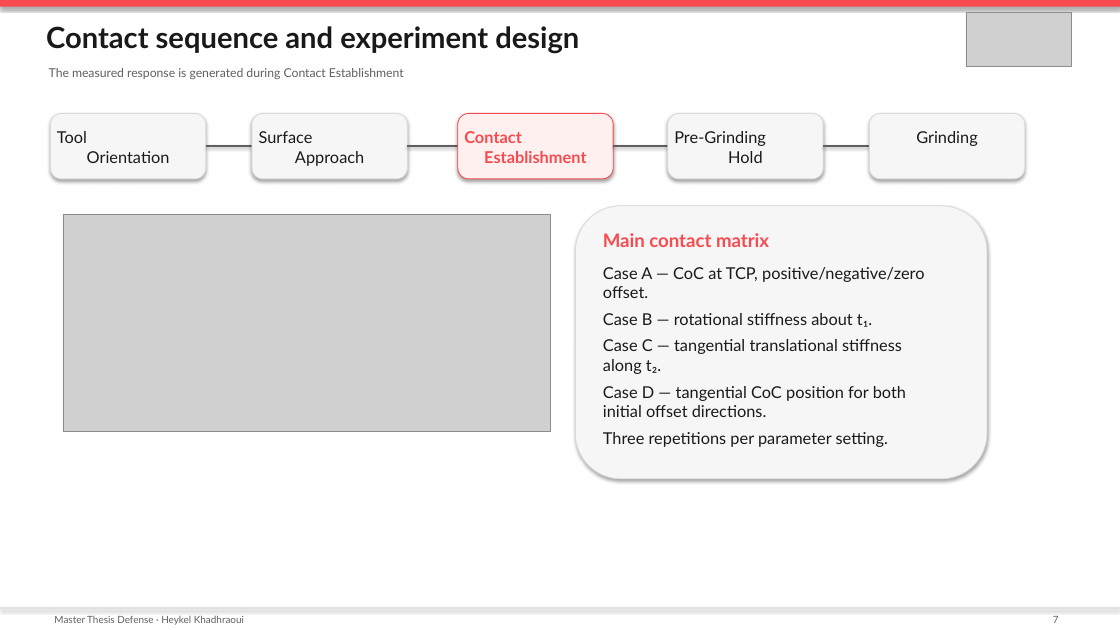
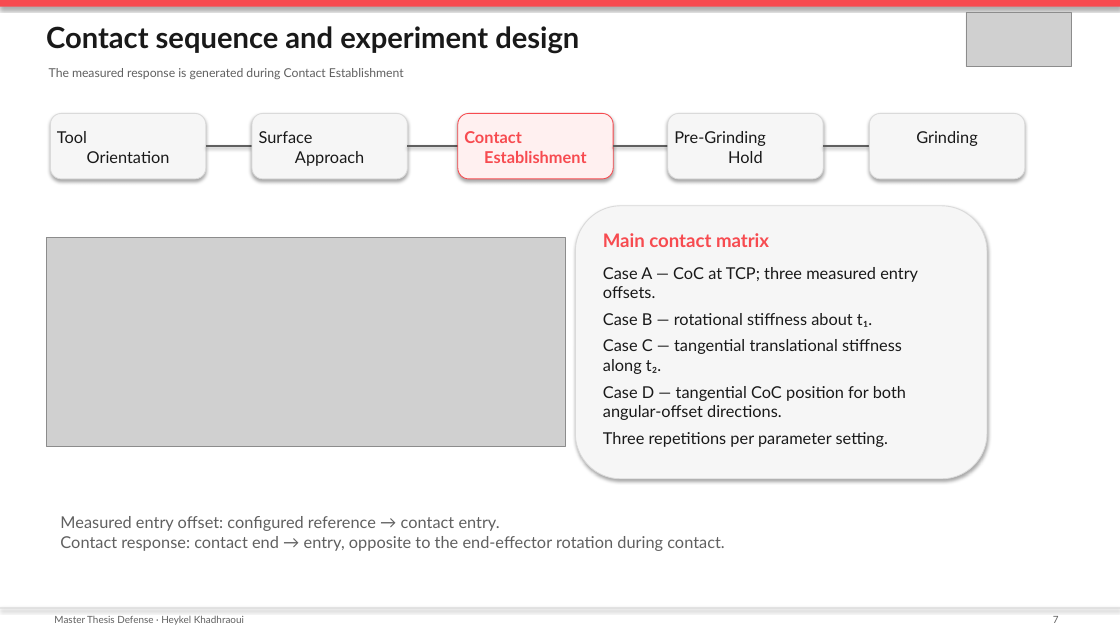
Before and after one commit to heykel95-lab/Presentation_new, a slide deck: slide 8 of two/Thesis_Presentation_Final_Package/Thesis_Presentation_Final/Thesis_Presentation_Final.pptx. Drawn at 1120x630 pixels with LibreOffice and Linux fonts; fonts in the diff are those of the drawing; grey boxes stand for pictures. Boxes give left, top, right and bottom in pixels: in the first picture for what was removed or moved away, otherwise in the second. Text is boxed around its words. In the diff, an @@ line names an element or a change of style, - is before the commit and + after.

Commit message:
Save earlier presentation package and source-figure updates

```diff
--- a/two/Thesis_Presentation_Final_Package/Thesis_Presentation_Final/Thesis_Presentation_Final.pptx
+++ b/two/Thesis_Presentation_Final_Package/Thesis_Presentation_Final/Thesis_Presentation_Final.pptx
@@ picture: place and size @@
-picture at (63, 214, 550, 432)
+picture at (46, 237, 565, 447)
@@ text at (603, 267, 918, 298): text changed @@
-Case A — CoC at TCP, positive/negative/zero offset.
+Case A — CoC at TCP; three measured entry offsets.
@@ text at (603, 386, 906, 420): text changed @@
-Case D — tangential CoC position for both initial offset directions.
+Case D — tangential CoC position for both angular-offset directions.
@@ text added at (60, 516, 724, 551), 14 pt, text #606060 @@
+Measured entry offset: configured reference → contact entry.
+Contact response: contact end → entry, opposite to the end-effector rotation during contact.
```
Also in this commit, not shown: 3 other slides changed, 25 other files.
